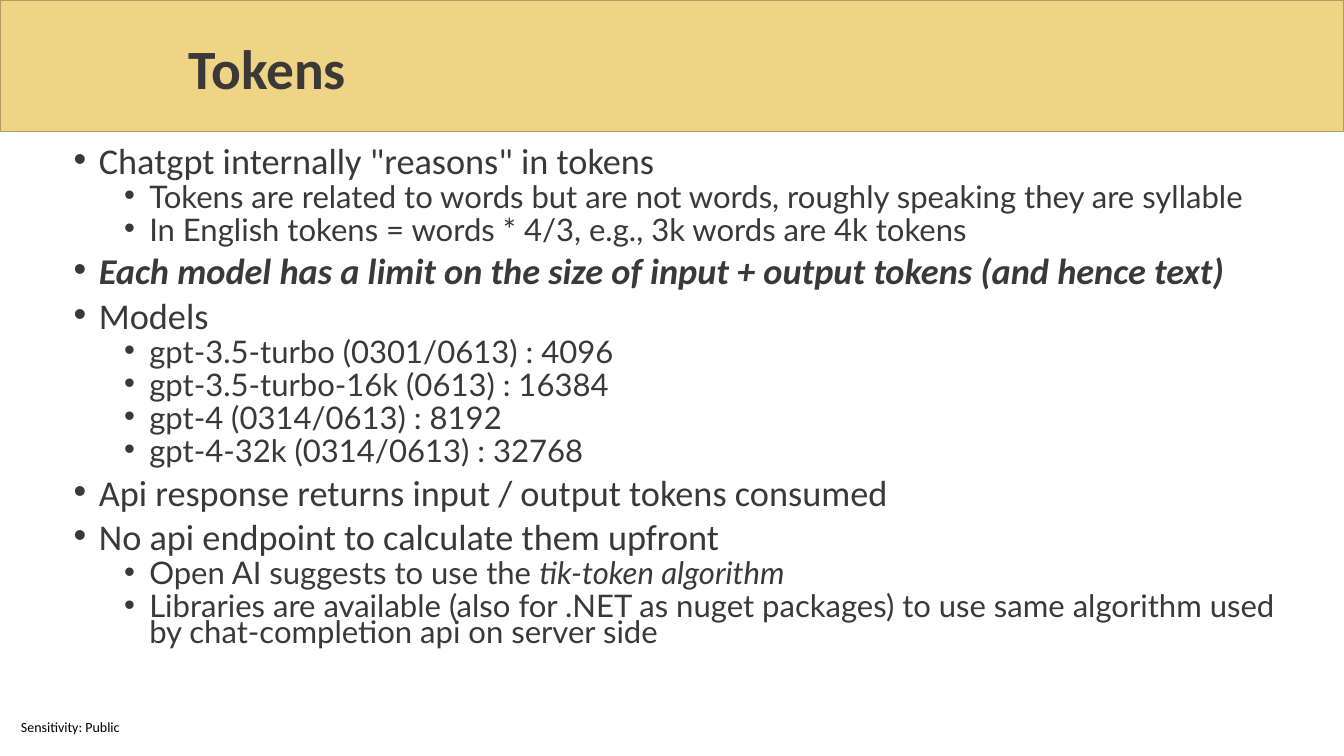
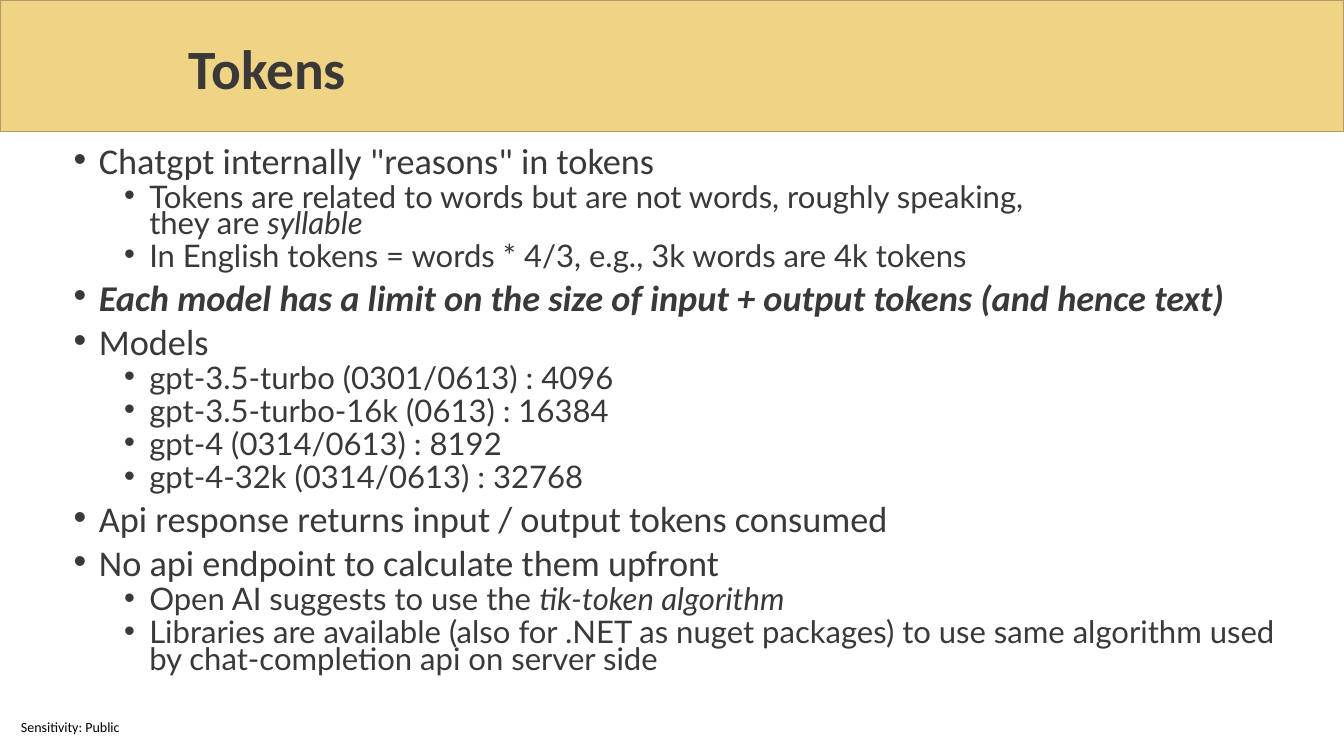
Before and after one commit to sabbadino/AzureDay2023Torino, a slide deck: slide 11 of sessions/room1_15_30/azure-day-ChatBot.pptx. Drawn at 1344x756 pixels with LibreOffice and Linux fonts; fonts in the diff are those of the drawing; background and template pictures are left out. Boxes give left, top, right and bottom in pixels: in the first picture for what was removed or moved away, otherwise in the second. Text is boxed around its words. In the diff, an @@ line names an element or a change of style, - is before the commit and + after.

```diff
--- a/sessions/room1_15_30/azure-day-ChatBot.pptx
+++ b/sessions/room1_15_30/azure-day-ChatBot.pptx
@@ text at (149,185,1023,240): text changed @@
-  • Tokens are related to words but are not words, roughly speaking they are syllable
+  • Tokens are related to words but are not words, roughly speaking,
+    they are syllable
```
Also in this commit, not shown: 15 other slides changed, 5 slides removed.
